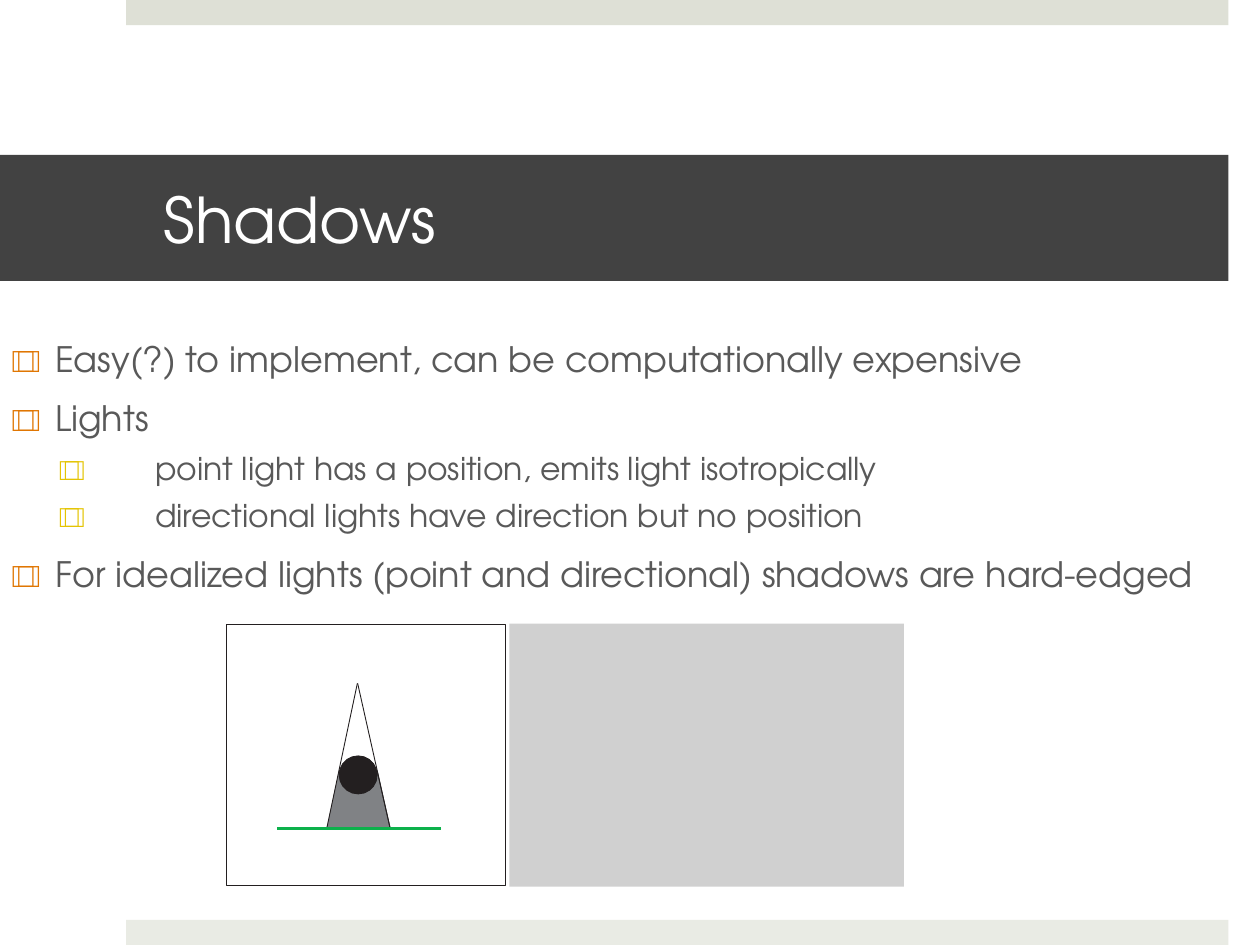
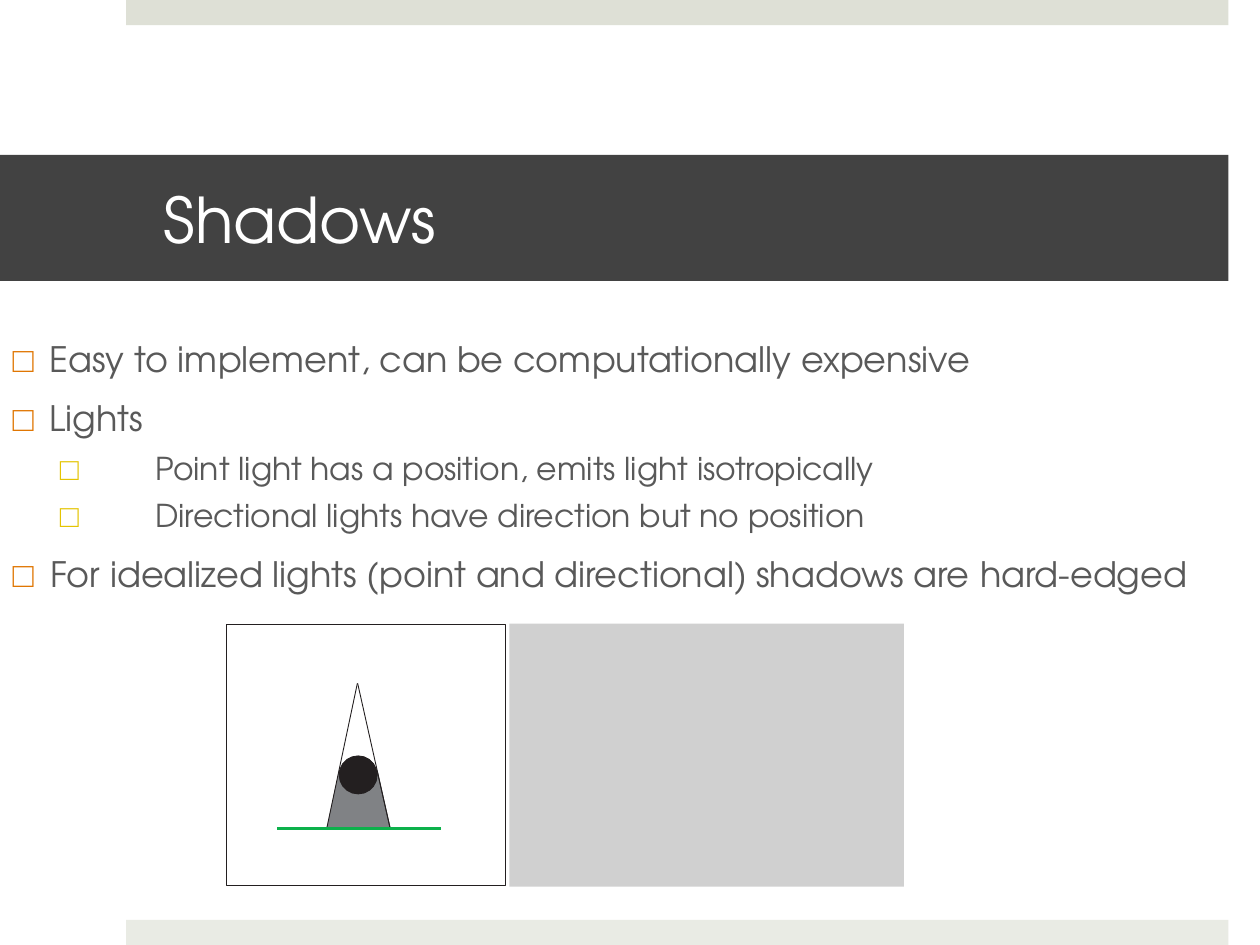
Before and after one commit to shaffer1/UIllinois_Rendering, a slide deck: slide 11 of Lecture-8-Shadows.pptx. Drawn at 1260x945 pixels with LibreOffice and Linux fonts; fonts in the diff are those of the drawing; grey boxes stand for pictures; background and template pictures are left out. Boxes give left, top, right and bottom in pixels: in the first picture for what was removed or moved away, otherwise in the second. Text is boxed around its words. In the diff, an @@ line names an element or a change of style, - is before the commit and + after.

```diff
--- a/Lecture-8-Shadows.pptx
+++ b/Lecture-8-Shadows.pptx
@@ text at bbox=[50, 346, 1187, 595]: text changed @@
-□□ Easy(?) to implement, can be computationally expensive
-□□ Lights
-□□ point light has a position, emits light isotropically
-□□ directional lights have direction but no position
-□□ For idealized lights (point and directional) shadows are hard-edged
+□ Easy to implement, can be computationally expensive
+□ Lights
+□ Point light has a position, emits light isotropically
+□ Directional lights have direction but no position
+□ For idealized lights (point and directional) shadows are hard-edged
```
Also in this commit, not shown: 11 other slides changed.
